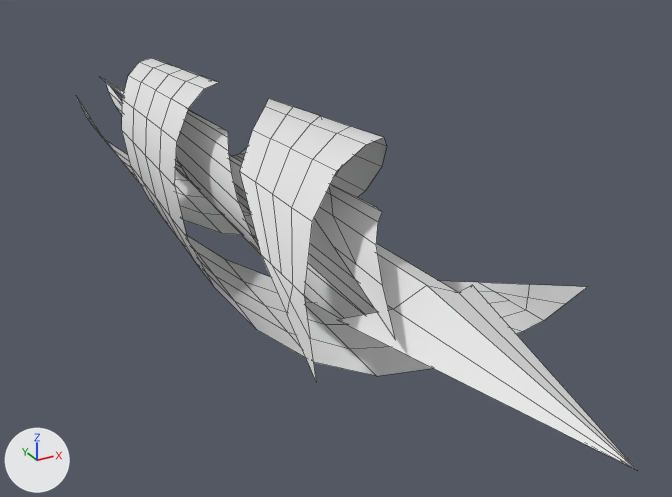
Two versions of the FBX model Assets/FX/FX-MESH/FX_01.fbx, one commit apart.
Both versions are drawn from a 50 mm camera at (-1.24, -2.23, 1.13) aimed at (0.24, 0.45, -0.21). The axes (+X, +Y, +Z) are drawn at lower left. The lights are the same throughout. Mesh edges are drawn as thin lines. Where no turn or scale is listed for an object, it has been applied to the vertices.

Before the edit, the objects in view are built like this:
```python
me_plane_003 = bpy.data.meshes.new('Plane.003')
me_plane_003.from_pydata(...)  # 12 vertices, 20 faces; spans x -0.21..0.21, y -1.2..2.58, z -0.09..0.09
me_plane_010 = bpy.data.meshes.new('Plane.010')
me_plane_010.from_pydata(...)  # 166 vertices, 128 faces; spans x -0.4..0.41, y -0.61..2.25, z -0.37..0.37
me_plane_010.materials.append(mat_ref_fx)  # its picture is missing
me_plane_012 = bpy.data.meshes.new('Plane.012')
me_plane_012.from_pydata(...)  # 79 vertices, 46 faces; spans x -0.19..0.2, y -0.61..2.25, z -0.19..0.19
me_plane_012.materials.append(mat_ref_fx)  # its picture is missing
ob_fleche_2 = bpy.data.objects.new('Fleche_2', me_plane_003)
ob_fleche_2.location = (0.0, 0.0, 0.0)
ob_trail_1 = bpy.data.objects.new('Trail 1', me_plane_010)
ob_trail_1.location = (0.0, 0.0, 0.0)
ob_trail_1_001 = bpy.data.objects.new('Trail 1.001', me_plane_012)
ob_trail_1_001.location = (0.0, 0.0, 0.0)
```
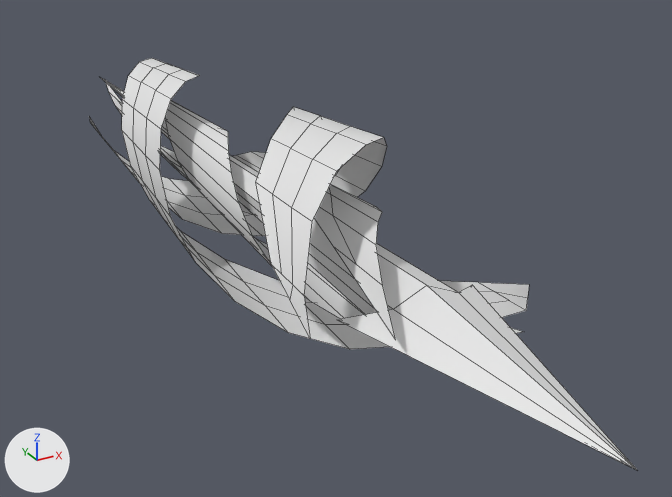
Changed parts and their boxes (x1, y1, x2, y2) in the pictures (672 x 497 px):
'Trail 1', reshaped (14% narrower, 10% shorter): before (76, 58, 587, 383); after (89, 58, 529, 349)
part 1 of me_plane_010, deleted: before (76, 76, 587, 383)

The change, as a diff of the scene's bpy script:
```diff
--- a/Assets/FX/FX-MESH/FX_01.fbx.py
+++ b/Assets/FX/FX-MESH/FX_01.fbx.py
@@ me_plane_010 @@
 # used by ob_trail_1; location = (0.0, 0.0, 0.0)
-me_plane_010.from_pydata(...)  # 166 vertices, 128 faces; spans x -0.4..0.41, y -0.61..2.25, z -0.37..0.37
+me_plane_010.from_pydata(...)  # 128 vertices, 92 faces; spans x -0.38..0.39, y -0.55..2.18, z -0.36..0.37
+# me_plane_010 part 1
+# 38 vertices are removed from x -0.4..0.41, y -0.61..2.25, z -0.37..0.33
+# 36 faces are deleted
 me_plane_010.materials.append(mat_ref_fx)
```
